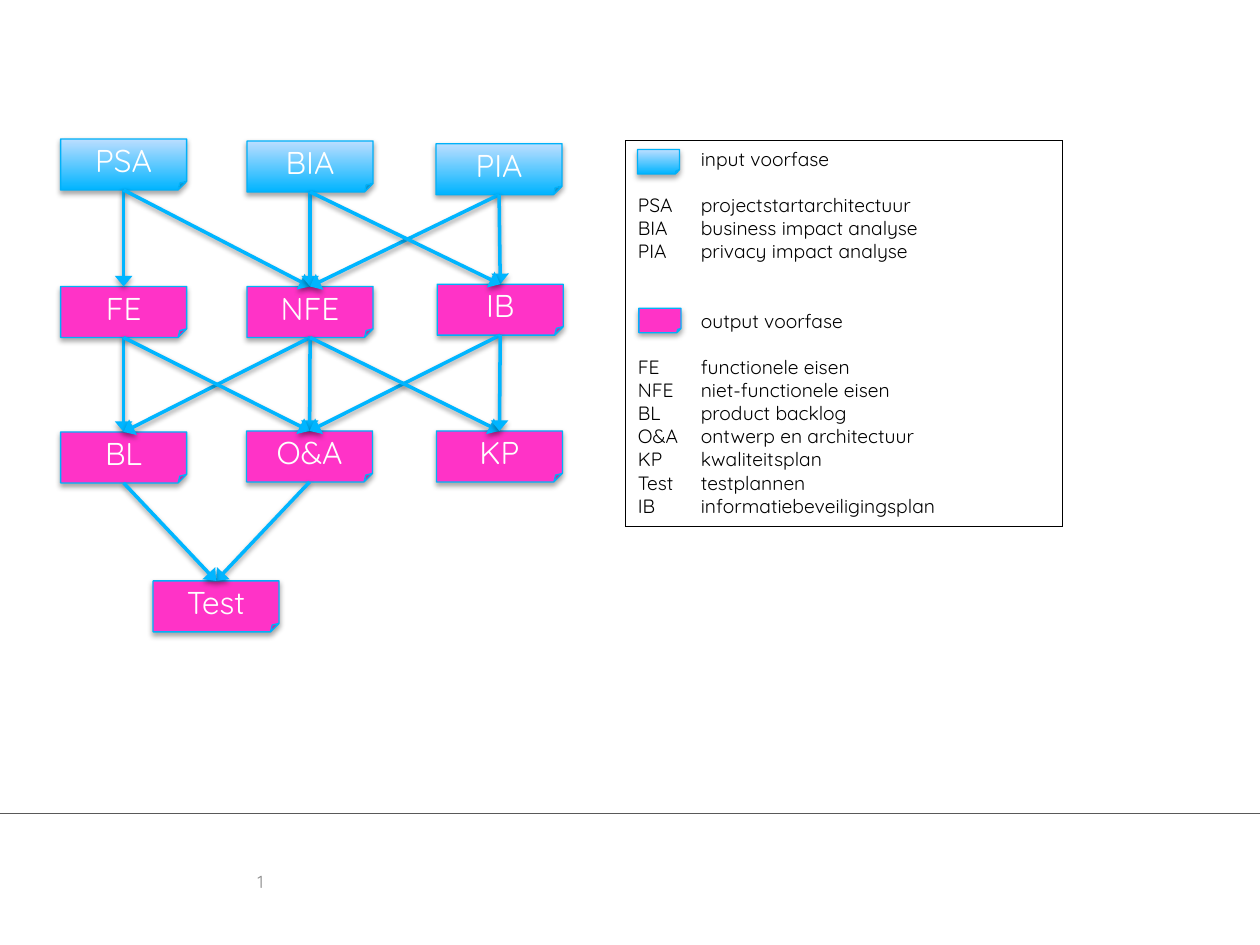
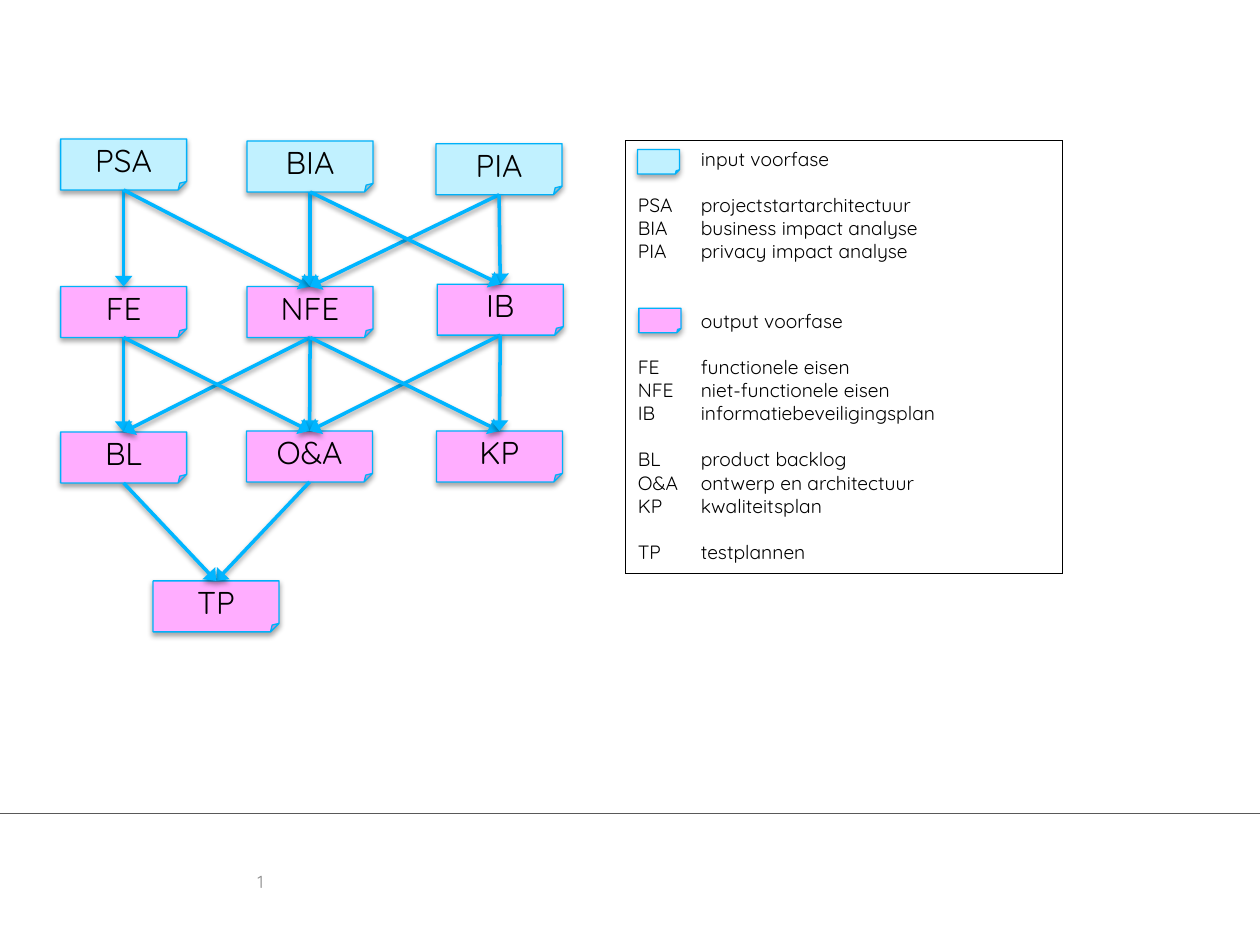
Before and after one commit to ICTU/Kwaliteitsaanpak, a slide deck: slide 1 of Content/Images/relaties-tussen-producten.pptx. Drawn at 1260x945 pixels with LibreOffice and Linux fonts; fonts in the diff are those of the drawing; background and template pictures are left out. Boxes give left, top, right and bottom in pixels: in the first picture for what was removed or moved away, otherwise in the second. Text is boxed around its words. In the diff, an @@ line names an element or a change of style, - is before the commit and + after.

```diff
--- a/Content/Images/relaties-tussen-producten.pptx
+++ b/Content/Images/relaties-tussen-producten.pptx
@@ text colour #FFFFFF to #000000; fill gradient #00B5FF to #BDDEFF to #C1F1FF in 3 elements at bbox=[60, 139, 186, 189], bbox=[247, 141, 373, 192], bbox=[436, 144, 562, 194] @@
@@ rectangle "input voorfase": place and size @@
-rectangle "input voorfase" at bbox=[625, 141, 1062, 527]
+rectangle "input voorfase" at bbox=[625, 141, 1062, 573]
@@ folded corner at bbox=[638, 150, 679, 174]: fill gradient #00B5FF to #BDDEFF to #C1F1FF @@
@@ folded corner at bbox=[639, 309, 680, 333]: fill #FF33C7 to #FFADFF @@
@@ text in rectangle at bbox=[701, 406, 935, 424]: paragraph added @@
+IB informatiebeveiligingsplan
@@ text colour #FFFFFF to #000000; fill #FF33C7 to #FFADFF in 6 elements at bbox=[60, 286, 186, 336], bbox=[247, 286, 373, 336], bbox=[60, 432, 186, 483], bbox=[247, 431, 373, 481], bbox=[437, 285, 563, 335], bbox=[436, 431, 562, 481] @@
@@ text in rectangle at bbox=[638, 545, 806, 563]: text changed @@
-Test testplannen
-IB informatiebeveiligingsplan
+TP testplannen
@@ folded corner "TP" at bbox=[154, 581, 280, 631]: fill #FF33C7 to #FFADFF @@
@@ text in folded corner at bbox=[197, 581, 235, 614]: text changed; text colour #FFFFFF to #000000 @@
-Test
+TP
```
Also in this commit, not shown: 38 other files.
